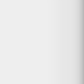
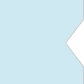
Layers edited between the first and the second 84 × 84 image:
hid group "Normal + highlight" (2 layers) over bbox(0, 0, 84, 84)
added group "super" with 3 layers above "selected" over bbox(0, 0, 84, 84)
added layer "Overlay copy" in group "super" over bbox(66, 19, 84, 67)
added layer "Global shadow copy 4" in group "super" over bbox(0, 0, 84, 84)
added layer "Layer 1 copy" in group "super" over bbox(0, 0, 84, 84)
